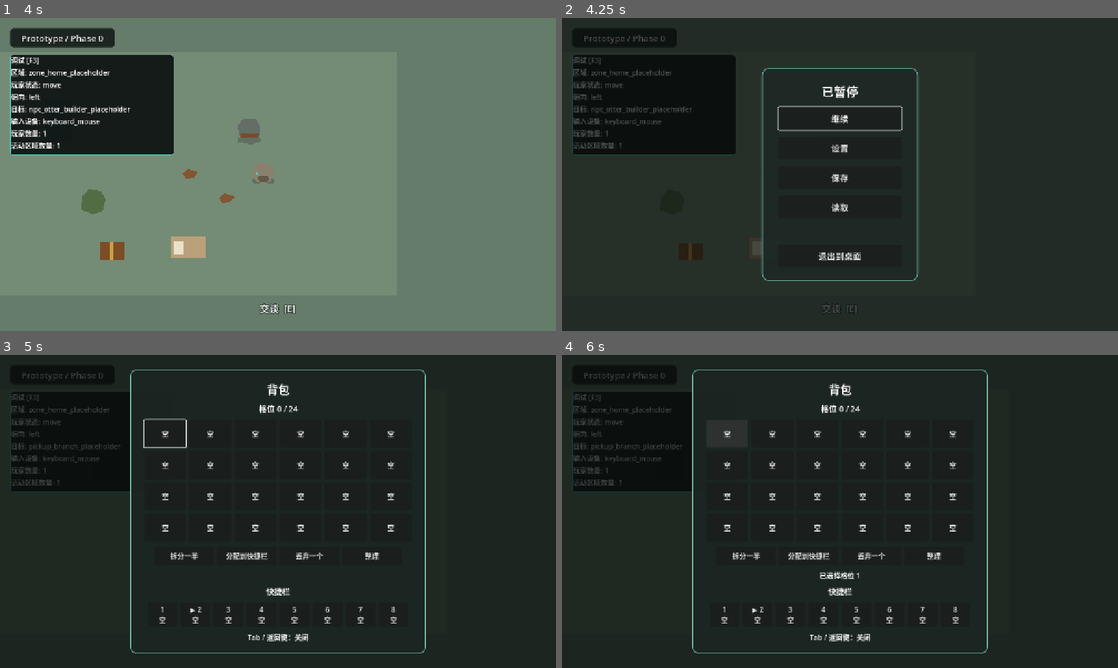
Above: before the commit, frames 1-4 (two rows, left to right).
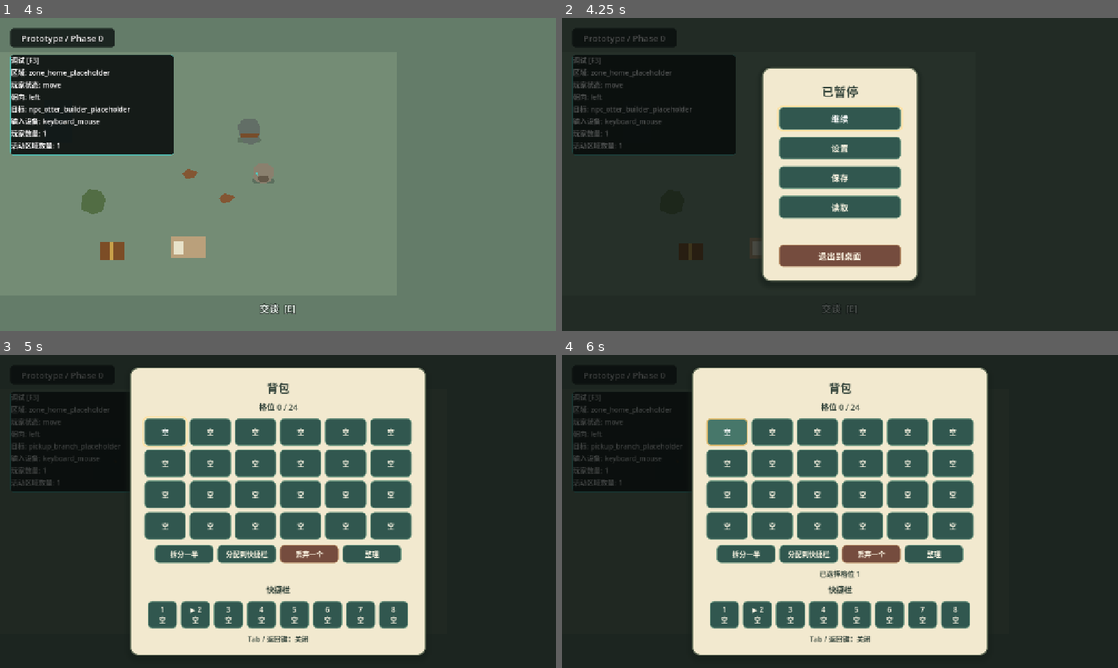
Above: after the commit, the same moments.

Repository: T1doo/Capybara
Game: Godot game, scene res://scenes/bootstrap/main.tscn
The game is run twice, just before and just after one commit, with the same random seed, the same clock (stepped at 60 frames per second) and the same inputs.
Inputs (mouse positions are in pixels of both pictures, inside the frame that each line leads up to):
- Up to frame 1 (4 s): tap Enter (ui_accept) at 0.5, 0.77, 1.52, 3.02, 3.77 s; move the mouse to (400, 158) at 0.52 s; hold D (move_right) 0.53-1.28 s; hold R (hotbar_next) 0.53-1.28 s; click (400, 158) at 0.67 s; move the mouse to (166, 190) at 1.27 s; hold S (move_down) 1.28-2.03 s; tap Q (hotbar_previous) at 1.35 s; move the mouse to (333, 105) at 2.02 s; hold D (move_right) 2.03-2.78 s; hold E (interact) 2.03-2.78 s; move the mouse to (250, 237) at 2.77 s; hold W (move_up) 2.78-3.53 s; tap F at 2.85 s; click (250, 237) at 2.92 s; move the mouse to (444, 221) at 3.52 s; hold A (move_left) from 3.53 s (still down); hold R (hotbar_next) from 3.53 s (still down)
- Up to frame 2 (4.25 s): keep holding A (move_left); keep holding R (hotbar_next); tap Escape (pause_game) at 4.15 s
- Up to frame 3 (5 s): keep holding A (move_left); move the mouse to (111, 464) at 4.27 s; release R (hotbar_next) at 4.28 s; tap Q (hotbar_previous) at 4.35 s; tap Enter (ui_accept) at 4.52 s; tap Tab (toggle_inventory) at 4.9 s
- Up to frame 4 (6 s): move the mouse to (867, 511) at 5.02 s; release A (move_left) at 5.03 s; hold S (move_down) 5.03-5.75 s; hold E (interact) 5.03-5.75 s; click (867, 511) at 5.17 s; click "空" at 5.75 s

Frame 1 is identical in both runs. In frame 2, 19% of the frame differs, in the area x 35-65%, y 16-84%; in frame 3, 49%, in the area x 23-77%, y 4-96%; in frame 4, 49%.

Commit message:
ui(stage3): add shared storybook theme prototype

Diff:
--- a/game/scenes/ui/input_remap_screen.tscn
+++ b/game/scenes/ui/input_remap_screen.tscn
@@ -1,18 +1,7 @@
 [gd_scene load_steps=3 format=3]
 
 [ext_resource type="Script" path="res://scenes/ui/input_remap_screen.gd" id="1_script"]
-
-[sub_resource type="StyleBoxFlat" id="StyleBoxFlat_panel"]
-bg_color = Color(0.117647, 0.160784, 0.14902, 0.98)
-border_width_left = 2
-border_width_top = 2
-border_width_right = 2
-border_width_bottom = 2
-border_color = Color(0.419608, 0.690196, 0.615686, 1)
-corner_radius_top_left = 16
-corner_radius_top_right = 16
-corner_radius_bottom_right = 16
-corner_radius_bottom_left = 16
+[ext_resource type="Theme" path="res://scenes/ui/storybook_ui_theme.tres" id="2_storybook_theme"]
 
 [node name="InputRemapScreen" type="Control"]
 process_mode = 3
@@ -23,6 +12,7 @@
 grow_horizontal = 2
 grow_vertical = 2
 script = ExtResource("1_script")
+theme = ExtResource("2_storybook_theme")
 
 [node name="Dimmer" type="ColorRect" parent="."]
 layout_mode = 1
@@ -44,7 +34,6 @@
 [node name="Panel" type="PanelContainer" parent="CenterContainer"]
 custom_minimum_size = Vector2(720, 0)
 layout_mode = 2
-theme_override_styles/panel = SubResource("StyleBoxFlat_panel")
 
 [node name="Margin" type="MarginContainer" parent="CenterContainer/Panel"]
 layout_mode = 2
--- a/game/scenes/ui/inventory_screen.tscn
+++ b/game/scenes/ui/inventory_screen.tscn
@@ -1,18 +1,7 @@
 [gd_scene load_steps=3 format=3]
 
 [ext_resource type="Script" path="res://scenes/ui/inventory_screen.gd" id="1_inventory_script"]
-
-[sub_resource type="StyleBoxFlat" id="StyleBoxFlat_inventory_panel"]
-bg_color = Color(0.105882, 0.145098, 0.129412, 0.98)
-border_width_left = 2
-border_width_top = 2
-border_width_right = 2
-border_width_bottom = 2
-border_color = Color(0.419608, 0.690196, 0.615686, 1)
-corner_radius_top_left = 14
-corner_radius_top_right = 14
-corner_radius_bottom_right = 14
-corner_radius_bottom_left = 14
+[ext_resource type="Theme" path="res://scenes/ui/storybook_ui_theme.tres" id="2_storybook_theme"]
 
 [node name="InventoryScreen" type="Control"]
 process_mode = 3
@@ -23,6 +12,7 @@
 grow_horizontal = 2
 grow_vertical = 2
 script = ExtResource("1_inventory_script")
+theme = ExtResource("2_storybook_theme")
 
 [node name="Dimmer" type="ColorRect" parent="."]
 layout_mode = 1
@@ -44,7 +34,6 @@
 [node name="PanelContainer" type="PanelContainer" parent="CenterContainer"]
 custom_minimum_size = Vector2(680, 650)
 layout_mode = 2
-theme_override_styles/panel = SubResource("StyleBoxFlat_inventory_panel")
 
 [node name="MarginContainer" type="MarginContainer" parent="CenterContainer/PanelContainer"]
 layout_mode = 2
@@ -95,6 +84,7 @@
 unique_name_in_owner = true
 custom_minimum_size = Vector2(136, 42)
 layout_mode = 2
+theme_type_variation = &"DangerButton"
 text = "UI_INVENTORY_DISCARD"
 [node name="SortButton" type="Button" parent="CenterContainer/PanelContainer/MarginContainer/VBoxContainer/OperationRow"]
 unique_name_in_owner = true
--- a/game/scenes/ui/pause_menu.tscn
+++ b/game/scenes/ui/pause_menu.tscn
@@ -1,18 +1,7 @@
 [gd_scene load_steps=3 format=3]
 
 [ext_resource type="Script" path="res://scenes/ui/pause_menu.gd" id="1_pause_script"]
-
-[sub_resource type="StyleBoxFlat" id="StyleBoxFlat_panel"]
-bg_color = Color(0.117647, 0.160784, 0.14902, 0.96)
-border_width_left = 2
-border_width_top = 2
-border_width_right = 2
-border_width_bottom = 2
-border_color = Color(0.419608, 0.690196, 0.615686, 1)
-corner_radius_top_left = 16
-corner_radius_top_right = 16
-corner_radius_bottom_right = 16
-corner_radius_bottom_left = 16
+[ext_resource type="Theme" path="res://scenes/ui/storybook_ui_theme.tres" id="2_storybook_theme"]
 
 [node name="PauseMenu" type="Control"]
 process_mode = 3
@@ -23,6 +12,7 @@
 grow_horizontal = 2
 grow_vertical = 2
 script = ExtResource("1_pause_script")
+theme = ExtResource("2_storybook_theme")
 
 [node name="Dimmer" type="ColorRect" parent="."]
 layout_mode = 1
@@ -44,7 +34,6 @@
 [node name="PanelContainer" type="PanelContainer" parent="CenterContainer"]
 custom_minimum_size = Vector2(360, 0)
 layout_mode = 2
-theme_override_styles/panel = SubResource("StyleBoxFlat_panel")
 
 [node name="MarginContainer" type="MarginContainer" parent="CenterContainer/PanelContainer"]
 layout_mode = 2
@@ -106,5 +95,6 @@
 custom_minimum_size = Vector2(0, 52)
 layout_mode = 2
 focus_mode = 2
+theme_type_variation = &"DangerButton"
 theme_override_font_sizes/font_size = 20
 text = "UI_PAUSE_EXIT"
--- a/game/scenes/ui/settings_screen.tscn
+++ b/game/scenes/ui/settings_screen.tscn
@@ -1,18 +1,7 @@
 [gd_scene load_steps=3 format=3]
 
 [ext_resource type="Script" path="res://scenes/ui/settings_screen.gd" id="1_script"]
-
-[sub_resource type="StyleBoxFlat" id="StyleBoxFlat_panel"]
-bg_color = Color(0.117647, 0.160784, 0.14902, 0.98)
-border_width_left = 2
-border_width_top = 2
-border_width_right = 2
-border_width_bottom = 2
-border_color = Color(0.419608, 0.690196, 0.615686, 1)
-corner_radius_top_left = 16
-corner_radius_top_right = 16
-corner_radius_bottom_right = 16
-corner_radius_bottom_left = 16
+[ext_resource type="Theme" path="res://scenes/ui/storybook_ui_theme.tres" id="2_storybook_theme"]
 
 [node name="SettingsScreen" type="Control"]
 process_mode = 3
@@ -23,6 +12,7 @@
 grow_horizontal = 2
 grow_vertical = 2
 script = ExtResource("1_script")
+theme = ExtResource("2_storybook_theme")
 
 [node name="Dimmer" type="ColorRect" parent="."]
 layout_mode = 1
@@ -44,7 +34,6 @@
 [node name="Panel" type="PanelContainer" parent="CenterContainer"]
 custom_minimum_size = Vector2(720, 0)
 layout_mode = 2
-theme_override_styles/panel = SubResource("StyleBoxFlat_panel")
 
 [node name="Margin" type="MarginContainer" parent="CenterContainer/Panel"]
 layout_mode = 2
--- a/game/scenes/ui/storage_screen.gd
+++ b/game/scenes/ui/storage_screen.gd
@@ -4,7 +4,7 @@
 signal closed
 
 const PLAYER_COLUMNS: int = 6
-const STORAGE_COLUMNS: int = 8
+const STORAGE_COLUMNS: int = 6
 
 @onready var player_grid: GridContainer = %PlayerGrid
 @onready var storage_grid: GridContainer = %StorageGrid
--- a/game/scenes/ui/storage_screen.tscn
+++ b/game/scenes/ui/storage_screen.tscn
@@ -1,18 +1,7 @@
 [gd_scene load_steps=3 format=3]
 
 [ext_resource type="Script" path="res://scenes/ui/storage_screen.gd" id="1_script"]
-
-[sub_resource type="StyleBoxFlat" id="StyleBoxFlat_panel"]
-bg_color = Color(0.105882, 0.145098, 0.129412, 0.98)
-border_width_left = 2
-border_width_top = 2
-border_width_right = 2
-border_width_bottom = 2
-border_color = Color(0.419608, 0.690196, 0.615686, 1)
-corner_radius_top_left = 14
-corner_radius_top_right = 14
-corner_radius_bottom_right = 14
-corner_radius_bottom_left = 14
+[ext_resource type="Theme" path="res://scenes/ui/storybook_ui_theme.tres" id="2_storybook_theme"]
 
 [node name="StorageScreen" type="Control"]
 process_mode = 3
@@ -23,6 +12,7 @@
 grow_horizontal = 2
 grow_vertical = 2
 script = ExtResource("1_script")
+theme = ExtResource("2_storybook_theme")
 
 [node name="Dimmer" type="ColorRect" parent="."]
 layout_mode = 1
@@ -42,9 +32,8 @@
 grow_vertical = 2
 
 [node name="Panel" type="PanelContainer" parent="Center"]
-custom_minimum_size = Vector2(1240, 620)
+custom_minimum_size = Vector2(1120, 620)
 layout_mode = 2
-theme_override_styles/panel = SubResource("StyleBoxFlat_panel")
 
 [node name="Margin" type="MarginContainer" parent="Center/Panel"]
 layout_mode = 2
@@ -91,7 +80,7 @@
 layout_mode = 2
 theme_override_constants/h_separation = 5
 theme_override_constants/v_separation = 5
-columns = 8
+columns = 6
 
 [node name="Hint" type="Label" parent="Center/Panel/Margin/Content"]
 layout_mode = 2
--- /dev/null
+++ b/game/scenes/ui/storybook_ui_theme.tres
@@ -0,0 +1,217 @@
+[gd_resource type="Theme" format=3]
+
+[sub_resource type="StyleBoxFlat" id="StyleBoxFlat_3svbk"]
+content_margin_left = 18.0
+content_margin_top = 8.0
+content_margin_right = 18.0
+content_margin_bottom = 8.0
+bg_color = Color(0.824, 0.812, 0.745, 1)
+border_width_left = 2
+border_width_top = 2
+border_width_right = 2
+border_width_bottom = 2
+border_color = Color(0.5, 0.54, 0.48, 1)
+corner_radius_top_left = 10
+corner_radius_top_right = 10
+corner_radius_bottom_right = 10
+corner_radius_bottom_left = 10
+
+[sub_resource type="StyleBoxFlat" id="StyleBoxFlat_xfghm"]
+draw_center = false
+border_width_left = 3
+border_width_top = 3
+border_width_right = 3
+border_width_bottom = 3
+border_color = Color(1, 0.88235295, 0.627451, 1)
+corner_radius_top_left = 12
+corner_radius_top_right = 12
+corner_radius_bottom_right = 12
+corner_radius_bottom_left = 12
+expand_margin_left = 4.0
+expand_margin_top = 4.0
+expand_margin_right = 4.0
+expand_margin_bottom = 4.0
+
+[sub_resource type="StyleBoxFlat" id="StyleBoxFlat_3yvb2"]
+content_margin_left = 18.0
+content_margin_top = 8.0
+content_margin_right = 18.0
+content_margin_bottom = 8.0
+bg_color = Color(0.2784314, 0.46666667, 0.41568628, 1)
+border_width_left = 3
+border_width_top = 3
+border_width_right = 3
+border_width_bottom = 3
+border_color = Color(0.85882354, 0.7254902, 0.42745098, 1)
+corner_radius_top_left = 10
+corner_radius_top_right = 10
+corner_radius_bottom_right = 10
+corner_radius_bottom_left = 10
+
+[sub_resource type="StyleBoxFlat" id="StyleBoxFlat_kjits"]
+content_margin_left = 18.0
+content_margin_top = 8.0
+content_margin_right = 18.0
+content_margin_bottom = 8.0
+bg_color = Color(0.19215687, 0.34117648, 0.30980393, 1)
+border_width_left = 2
+border_width_top = 2
+border_width_right = 2
+border_width_bottom = 2
+border_color = Color(0.44705883, 0.6039216, 0.5176471, 1)
+corner_radius_top_left = 10
+corner_radius_top_right = 10
+corner_radius_bottom_right = 10
+corner_radius_bottom_left = 10
+
+[sub_resource type="StyleBoxFlat" id="StyleBoxFlat_qgvp7"]
+content_margin_left = 18.0
+content_margin_top = 8.0
+content_margin_right = 18.0
+content_margin_bottom = 8.0
+bg_color = Color(0.12941177, 0.24705882, 0.22352941, 1)
+border_width_left = 3
+border_width_top = 3
+border_width_right = 3
+border_width_bottom = 3
+border_color = Color(0.85882354, 0.7254902, 0.42745098, 1)
+corner_radius_top_left = 10
+corner_radius_top_right = 10
+corner_radius_bottom_right = 10
+corner_radius_bottom_left = 10
+
+[sub_resource type="StyleBoxFlat" id="StyleBoxFlat_gd0s7"]
+content_margin_left = 18.0
+content_margin_top = 8.0
+content_margin_right = 18.0
+content_margin_bottom = 8.0
+bg_color = Color(0.5803922, 0.3764706, 0.29411766, 1)
+border_width_left = 3
+border_width_top = 3
+border_width_right = 3
+border_width_bottom = 3
+border_color = Color(0.88235295, 0.7411765, 0.47843137, 1)
+corner_radius_top_left = 10
+corner_radius_top_right = 10
+corner_radius_bottom_right = 10
+corner_radius_bottom_left = 10
+
+[sub_resource type="StyleBoxFlat" id="StyleBoxFlat_pjtb3"]
+content_margin_left = 18.0
+content_margin_top = 8.0
+content_margin_right = 18.0
+content_margin_bottom = 8.0
+bg_color = Color(0.5803922, 0.3764706, 0.29411766, 1)
+border_width_left = 3
+border_width_top = 3
+border_width_right = 3
+border_width_bottom = 3
+border_color = Color(0.88235295, 0.7411765, 0.47843137, 1)
+corner_radius_top_left = 10
+corner_radius_top_right = 10
+corner_radius_bottom_right = 10
+corner_radius_bottom_left = 10
+
+[sub_resource type="StyleBoxFlat" id="StyleBoxFlat_aqix2"]
+content_margin_left = 18.0
+content_margin_top = 8.0
+content_margin_right = 18.0
+content_margin_bottom = 8.0
+bg_color = Color(0.45882353, 0.29803923, 0.24313726, 1)
+border_width_left = 2
+border_width_top = 2
+border_width_right = 2
+border_width_bottom = 2
+border_color = Color(0.70980394, 0.54509807, 0.39607844, 1)
+corner_radius_top_left = 10
+corner_radius_top_right = 10
+corner_radius_bottom_right = 10
+corner_radius_bottom_left = 10
+
+[sub_resource type="StyleBoxFlat" id="StyleBoxFlat_hmicr"]
+content_margin_left = 18.0
+content_margin_top = 8.0
+content_margin_right = 18.0
+content_margin_bottom = 8.0
+bg_color = Color(0.34901962, 0.20784314, 0.18039216, 1)
+border_width_left = 3
+border_width_top = 3
+border_width_right = 3
+border_width_bottom = 3
+border_color = Color(0.88235295, 0.7411765, 0.47843137, 1)
+corner_radius_top_left = 10
+corner_radius_top_right = 10
+corner_radius_bottom_right = 10
+corner_radius_bottom_left = 10
+
+[sub_resource type="StyleBoxFlat" id="StyleBoxFlat_ssf8t"]
+bg_color = Color(0.9490196, 0.9137255, 0.8117647, 1)
+border_width_left = 3
+border_width_top = 3
+border_width_right = 3
+border_width_bottom = 3
+border_color = Color(0.41960785, 0.45882353, 0.3764706, 1)
+corner_radius_top_left = 20
+corner_radius_top_right = 20
+corner_radius_bottom_right = 20
+corner_radius_bottom_left = 20
+shadow_color = Color(0.08, 0.12, 0.1, 0.55)
+shadow_size = 14
+shadow_offset = Vector2(0, 7)
+
+[sub_resource type="StyleBoxFlat" id="StyleBoxFlat_ifc13"]
+bg_color = Color(0.9490196, 0.9137255, 0.8117647, 1)
+border_width_left = 3
+border_width_top = 3
+border_width_right = 3
+border_width_bottom = 3
+border_color = Color(0.41960785, 0.45882353, 0.3764706, 1)
+corner_radius_top_left = 20
+corner_radius_top_right = 20
+corner_radius_bottom_right = 20
+corner_radius_bottom_left = 20
+shadow_color = Color(0.08, 0.12, 0.1, 0.55)
+shadow_size = 14
+shadow_offset = Vector2(0, 7)
+
+[resource]
+Button/colors/font_color = Color(1, 0.972549, 0.9019608, 1)
+Button/colors/font_disabled_color = Color(0.23, 0.3, 0.26, 1)
+Button/colors/font_focus_color = Color(1, 1, 1, 1)
+Button/colors/font_hover_color = Color(1, 1, 1, 1)
+Button/colors/font_pressed_color = Color(1, 0.972549, 0.9019608, 1)
+Button/styles/disabled = SubResource("StyleBoxFlat_3svbk")
+Button/styles/focus = SubResource("StyleBoxFlat_xfghm")
+Button/styles/hover = SubResource("StyleBoxFlat_3yvb2")
+Button/styles/hover_pressed = SubResource("StyleBoxFlat_3yvb2")
+Button/styles/normal = SubResource("StyleBoxFlat_kjits")
+Button/styles/pressed = SubResource("StyleBoxFlat_qgvp7")
+CheckBox/colors/font_color = Color(1, 0.972549, 0.9019608, 1)
+CheckBox/colors/font_disabled_color = Color(0.23, 0.3, 0.26, 1)
+CheckBox/colors/font_focus_color = Color(1, 1, 1, 1)
+CheckBox/colors/font_hover_color = Color(1, 1, 1, 1)
+CheckBox/colors/font_pressed_color = Color(1, 0.972549, 0.9019608, 1)
+CheckButton/colors/font_color = Color(1, 0.972549, 0.9019608, 1)
+CheckButton/colors/font_disabled_color = Color(0.23, 0.3, 0.26, 1)
+CheckButton/colors/font_focus_color = Color(1, 1, 1, 1)
+CheckButton/colors/font_hover_color = Color(1, 1, 1, 1)
+CheckButton/colors/font_pressed_color = Color(1, 0.972549, 0.9019608, 1)
+CheckButton/styles/disabled = SubResource("StyleBoxFlat_3svbk")
+CheckButton/styles/focus = SubResource("StyleBoxFlat_xfghm")
+CheckButton/styles/hover = SubResource("StyleBoxFlat_3yvb2")
+CheckButton/styles/hover_pressed = SubResource("StyleBoxFlat_3yvb2")
+CheckButton/styles/normal = SubResource("StyleBoxFlat_kjits")
+CheckButton/styles/pressed = SubResource("StyleBoxFlat_qgvp7")
+DangerButton/base_type = &"Button"
+DangerButton/colors/font_color = Color(1, 0.972549, 0.9019608, 1)
+DangerButton/colors/font_hover_color = Color(1, 1, 1, 1)
+DangerButton/colors/font_pressed_color = Color(1, 0.972549, 0.9019608, 1)
+DangerButton/styles/disabled = SubResource("StyleBoxFlat_3svbk")
+DangerButton/styles/focus = SubResource("StyleBoxFlat_xfghm")
+DangerButton/styles/hover = SubResource("StyleBoxFlat_gd0s7")
+DangerButton/styles/hover_pressed = SubResource("StyleBoxFlat_pjtb3")
+DangerButton/styles/normal = SubResource("StyleBoxFlat_aqix2")
+DangerButton/styles/pressed = SubResource("StyleBoxFlat_hmicr")
+Label/colors/font_color = Color(0.1882353, 0.25490198, 0.21960784, 1)
+Panel/styles/panel = SubResource("StyleBoxFlat_ssf8t")
+PanelContainer/styles/panel = SubResource("StyleBoxFlat_ifc13")
Not shown, changed: docs/STATUS.md
Not shown, added: docs/design/UI_STORYBOOK_V1.md
Not shown, changed: docs/stages/stage-03/LOG.md
Not shown, changed: docs/stages/stage-03/PLAN.md
